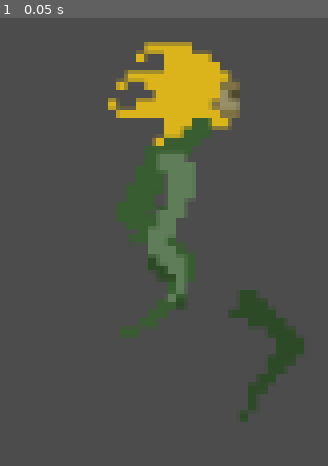
Above: before the commit, frame 1.
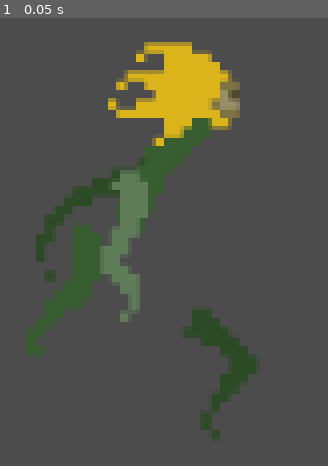
Above: after the commit, the same moment.

Repository: SpencerClark5/Bloom
Game: Godot game, scene res://Scenes/Flora.tscn
The game is run twice, just before and just after one commit, with the same random seed, the same clock (stepped at 60 frames per second) and the same inputs. This scene is started directly instead of the project's main scene.
Inputs:
- Up to frame 1 (0.05 s): no input

The runs differ from the first frame. In frame 1, 13% of the frame differs, in the area x 8-93%, y 30-94%.

Commit message:
adding the animations to the player

Diff:
--- a/BloomGame/Scenes/Flora.tscn
+++ b/BloomGame/Scenes/Flora.tscn
@@ -103,6 +103,38 @@
 "speed": 5.0
 } ]
 
+[sub_resource type="Animation" id=10]
+resource_name = "LeftArmRunAnim"
+length = 6.0
+tracks/0/type = "value"
+tracks/0/path = NodePath("LeftArm:frame")
+tracks/0/interp = 1
+tracks/0/loop_wrap = true
+tracks/0/imported = false
+tracks/0/enabled = true
+tracks/0/keys = {
+"times": PoolRealArray( 0, 0.5, 1, 1.5, 2, 2.5, 3, 3.5, 4, 4.5, 5, 5.5 ),
+"transitions": PoolRealArray( 1, 1, 1, 1, 1, 1, 1, 1, 1, 1, 1, 1 ),
+"update": 1,
+"values": [ 0, 1, 2, 3, 4, 5, 6, 7, 8, 9, 10, 11 ]
+}
+
+[sub_resource type="Animation" id=11]
+resource_name = "LeftLegRunAnim"
+length = 6.0
+tracks/0/type = "value"
+tracks/0/path = NodePath("LeftLeg:frame")
+tracks/0/interp = 1
+tracks/0/loop_wrap = true
+tracks/0/imported = false
+tracks/0/enabled = true
+tracks/0/keys = {
+"times": PoolRealArray( 0, 0.5, 1, 1.5, 2, 2.5, 3, 3.5, 4, 4.5, 5, 5.5 ),
+"transitions": PoolRealArray( 1, 1, 1, 1, 1, 1, 1, 1, 1, 1, 1, 1 ),
+"update": 1,
+"values": [ 0, 1, 2, 3, 4, 5, 6, 7, 8, 9, 10, 11 ]
+}
+
 [sub_resource type="Animation" id=1]
 length = 0.001
 tracks/0/type = "value"
@@ -177,9 +209,101 @@
 "update": 0,
 "values": [ 0 ]
 }
+tracks/6/type = "value"
+tracks/6/path = NodePath("RightArm:frames")
+tracks/6/interp = 1
+tracks/6/loop_wrap = true
+tracks/6/imported = false
+tracks/6/enabled = true
+tracks/6/keys = {
+"times": PoolRealArray( 0 ),
+"transitions": PoolRealArray( 1 ),
+"update": 0,
+"values": [ SubResource( 3 ) ]
+}
+tracks/7/type = "value"
+tracks/7/path = NodePath("RightArm:frame")
+tracks/7/interp = 1
+tracks/7/loop_wrap = true
+tracks/7/imported = false
+tracks/7/enabled = true
+tracks/7/keys = {
+"times": PoolRealArray( 0 ),
+"transitions": PoolRealArray( 1 ),
+"update": 0,
+"values": [ 2 ]
+}
+tracks/8/type = "value"
+tracks/8/path = NodePath("LeftArm:frame")
+tracks/8/interp = 1
+tracks/8/loop_wrap = true
+tracks/8/imported = false
+tracks/8/enabled = true
+tracks/8/keys = {
+"times": PoolRealArray( 0 ),
+"transitions": PoolRealArray( 1 ),
+"update": 0,
+"values": [ 0 ]
+}
+tracks/9/type = "value"
+tracks/9/path = NodePath("LeftLeg:frame")
+tracks/9/interp = 1
+tracks/9/loop_wrap = true
+tracks/9/imported = false
+tracks/9/enabled = true
+tracks/9/keys = {
+"times": PoolRealArray( 0 ),
+"transitions": PoolRealArray( 1 ),
+"update": 0,
+"values": [ 0 ]
+}
+tracks/10/type = "value"
+tracks/10/path = NodePath("RightLeg:frame")
+tracks/10/interp = 1
+tracks/10/loop_wrap = true
+tracks/10/imported = false
+tracks/10/enabled = true
+tracks/10/keys = {
+"times": PoolRealArray( 0 ),
+"transitions": PoolRealArray( 1 ),
+"update": 0,
+"values": [ 0 ]
+}
+
+[sub_resource type="Animation" id=9]
+resource_name = "RightArmRunAnim"
+length = 6.0
+tracks/0/type = "value"
+tracks/0/path = NodePath("RightArm:frame")
+tracks/0/interp = 1
+tracks/0/loop_wrap = true
+tracks/0/imported = false
+tracks/0/enabled = true
+tracks/0/keys = {
+"times": PoolRealArray( 0, 0.5, 1, 1.5, 2, 2.5, 3, 3.5, 4, 4.5, 5, 5.5 ),
+"transitions": PoolRealArray( 1, 1, 1, 1, 1, 1, 1, 1, 1, 1, 1, 1 ),
+"update": 1,
+"values": [ 2, 1, 2, 3, 4, 5, 6, 7, 8, 9, 10, 11 ]
+}
+
+[sub_resource type="Animation" id=12]
+resource_name = "RightLegRunAnim"
+length = 6.0
+tracks/0/type = "value"
+tracks/0/path = NodePath("RightLeg:frame")
+tracks/0/interp = 1
+tracks/0/loop_wrap = true
+tracks/0/imported = false
+tracks/0/enabled = true
+tracks/0/keys = {
+"times": PoolRealArray( 0, 0.5, 1, 1.5, 2, 2.5, 3, 3.5, 4, 4.5, 5, 5.5 ),
+"transitions": PoolRealArray( 1, 1, 1, 1, 1, 1, 1, 1, 1, 1, 1, 1 ),
+"update": 1,
+"values": [ 0, 1, 2, 3, 4, 5, 6, 7, 8, 9, 10, 11 ]
+}
 
 [sub_resource type="Animation" id=4]
-resource_name = "RightArmAnim"
+resource_name = "TorsoRunAnim"
 length = 6.0
 tracks/0/type = "value"
 tracks/0/path = NodePath("Body:frame")
@@ -254,7 +378,7 @@
 scale = Vector2( 3, 3 )
 frames = SubResource( 3 )
 animation = "RightArmRun"
-frame = 6
+frame = 2
 
 [node name="LeftArm" type="AnimatedSprite" parent="KinematicBody2D"]
 position = Vector2( -95, -14 )
@@ -262,23 +386,24 @@
 z_index = 4
 frames = SubResource( 5 )
 animation = "LeftArmRun"
-frame = 1
 
 [node name="LeftLeg" type="AnimatedSprite" parent="KinematicBody2D"]
 position = Vector2( -57, 0 )
 scale = Vector2( 3, 3 )
 frames = SubResource( 6 )
 animation = "LeftLegRun"
-frame = 1
 
 [node name="RightLeg" type="AnimatedSprite" parent="KinematicBody2D"]
 position = Vector2( -83, -30 )
 scale = Vector2( 3, 3 )
 frames = SubResource( 7 )
 animation = "RightLegAnim"
-frame = 6
 
 [node name="AnimationPlayer" type="AnimationPlayer" parent="KinematicBody2D"]
+anims/LeftArmRunAnim = SubResource( 10 )
+anims/LeftLegRunAnim = SubResource( 11 )
 anims/RESET = SubResource( 1 )
-anims/RightArmAnim = SubResource( 4 )
+anims/RightArmRunAnim = SubResource( 9 )
+anims/RightLegRunAnim = SubResource( 12 )
+anims/TorsoRunAnim = SubResource( 4 )
 anims/Walking = SubResource( 2 )
Not shown: 1 places in BloomGame/Scenes/Flora.tscn that only renumber resources
